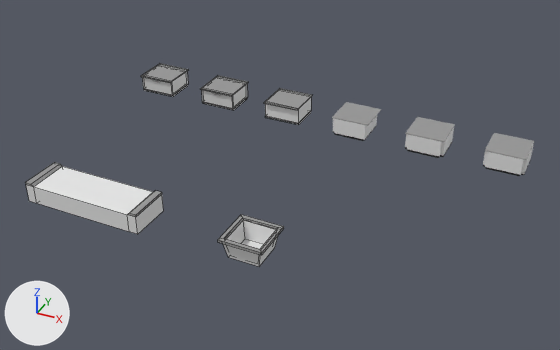
Renders of the Blender file Assets/Models/LabFurnishing/_LabFurnishing.blend from each side of a commit.
Camera for both pictures: a 50 mm camera at (10.19, -11.41, 9.82) aimed at (3.22, 2.97, 0.05). Lighting does not change. The marker at lower left points along +X, +Y and +Z. Mesh edges are drawn as thin lines on the coarser meshes.

The first picture shows 'BasicCFlat', 'BasicFlat', 'BasicTFlat', 'BasicXFlat', 'Drawers1x1Flat', 'HollowBaseFlat', 'OutputArea', 'TrashCan'.
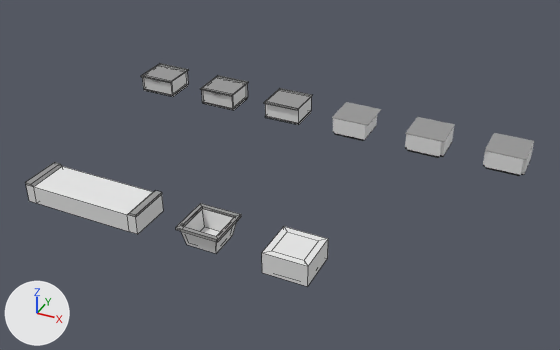
The change, as a diff of the scene's bpy script:
```diff
--- a/Assets/Models/LabFurnishing/_LabFurnishing.blend.py
+++ b/Assets/Models/LabFurnishing/_LabFurnishing.blend.py
@@ mat_supplyboxtop @@
+mat_supplyboxtop = diffuse_material('SupplyBoxTop')
+mat_supplyboxtop.base_color = (0.8, 0.8, 0.8)  # white #e7e7e7
@@ mat_supplyboxbase @@
+mat_supplyboxbase = diffuse_material('SupplyBoxBase')
+mat_supplyboxbase.base_color = (0.8, 0.8, 0.8)  # white #e7e7e7
@@ me_cube_001 @@
+me_cube_001.from_pydata([(-0.5, -0.5, 0.0), (-0.5, -0.5, 0.5), (-0.5, 0.5, 0.0), (-0.5, 0.5, 0.5), (0.5, -0.5, 0.0), (0.5, -0.5, 0.5), (0.5, 0.5, 0.0), (0.5, 0.5, 0.5), (-0.354, -0.354, 0.5), (-0.354, 0.354, 0.5), (0.354, -0.354, 0.5), (0.354, 0.354, 0.5), (-0.463, -0.463, 0.042), (-0.463, 0.463, 0.042), (0.463, -0.463, 0.042), (0.463, 0.463, 0.042)], [], [(0, 1, 3, 2), (2, 3, 7, 6), (6, 7, 5, 4), (4, 5, 1, 0), (2, 6, 4, 0), (5, 7, 11, 10), (3, 1, 8, 9), (1, 5, 10, 8), (7, 3, 9, 11), (10, 11, 15, 14), (9, 8, 12, 13), (8, 10, 14, 12), (11, 9, 13, 15), (12, 14, 15, 13), (8, 10, 11, 9)])
+for i in [14]: me_cube_001.polygons[i].material_index = 1
+me_cube_001.materials.append(mat_supplyboxbase)  # white #e7e7e7
+me_cube_001.materials.append(mat_supplyboxtop)  # white #e7e7e7
@@ ob_trashcan @@
 ob_trashcan = bpy.data.objects.new('TrashCan', me_cube)
-ob_trashcan.location = (4.0, 0.0, 0.0)
+ob_trashcan.location = (3.0, 0.0, 0.0)
@@ ob_supplybox @@
+ob_supplybox = bpy.data.objects.new('SupplyBox', me_cube_001)
+ob_supplybox.location = (5.0, 0.0, 0.0)
```

Boxes (x1, y1, x2, y2) around the edits, measured in the pictures (560 x 350 px):
'TrashCan', moved: before (218, 214, 284, 266); after (176, 203, 241, 253)
'SupplyBox', added: after (262, 227, 328, 287)
    faces in mat_supplyboxbase (white #e7e7e7): (262, 227, 328, 287)
    faces in mat_supplyboxtop (white #e7e7e7): (272, 232, 318, 260)
